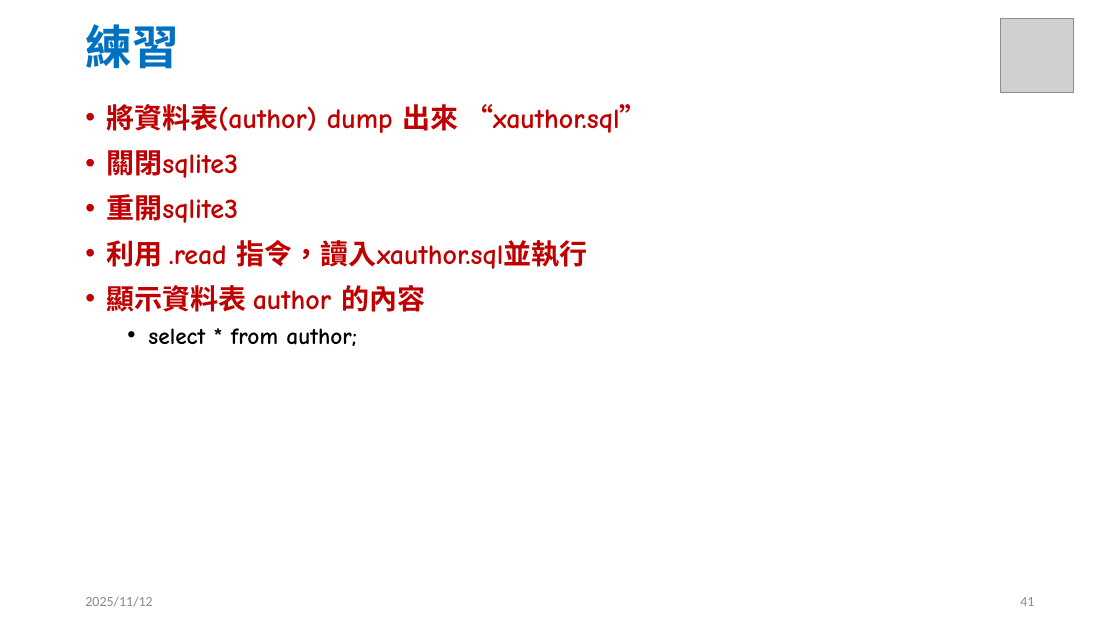
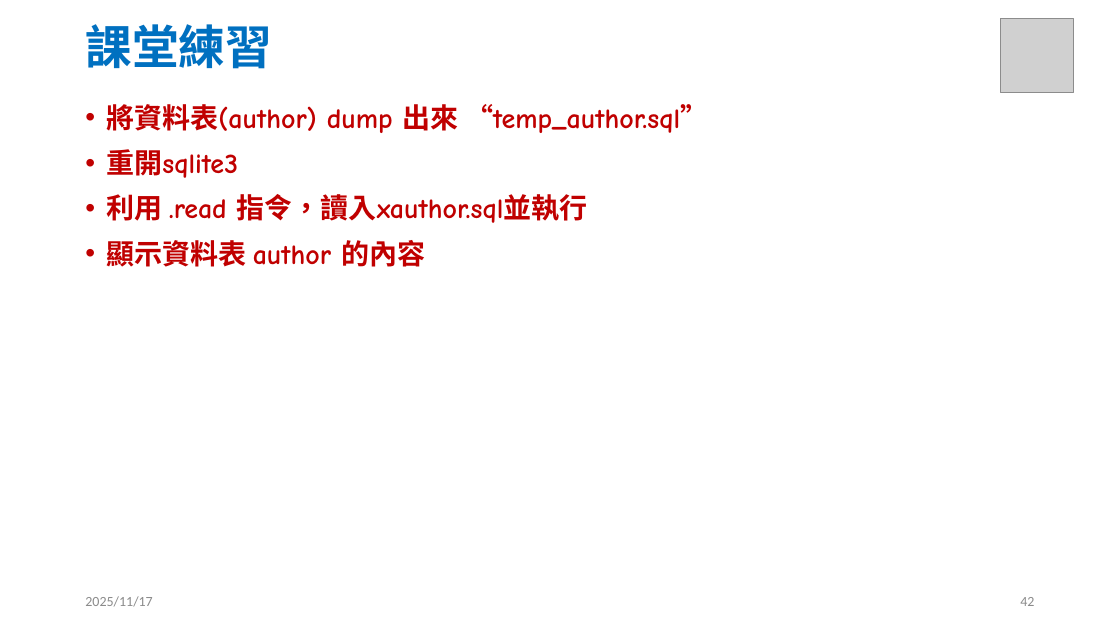
Before and after one commit to jc7qx/2025DB, a slide deck: slide 42 of slides/w10SQL1.pptx (slide 41 before the commit). Drawn at 1120x630 pixels with LibreOffice and Linux fonts; fonts in the diff are those of the drawing; grey boxes stand for pictures. Boxes give left, top, right and bottom in pixels: in the first picture for what was removed or moved away, otherwise in the second. Text is boxed around its words. In the diff, an @@ line names an element or a change of style, - is before the commit and + after.

```diff
--- a/slides/w10SQL1.pptx
+++ b/slides/w10SQL1.pptx
@@ title at <box>85,24,272,69</box>: text changed @@
-練習
+課堂練習
@@ text at <box>106,104,708,133</box>: text changed @@
-• 將資料表(author) dump 出來 “xauthor.sql”
-• 關閉sqlite3
+• 將資料表(author) dump 出來 “temp_author.sql”
@@ text at <box>148,328,357,346</box>: paragraph removed @@
-  • select * from author;
@@ text at <box>85,596,152,607</box>: text changed @@
-2025/11/12
+2025/11/17
@@ page number at <box>1020,597,1034,606</box>: text changed @@
-41
+42
```
Also in this commit, not shown: 38 other slides changed, 9 slides added, 19 slides removed, 3 other files.
